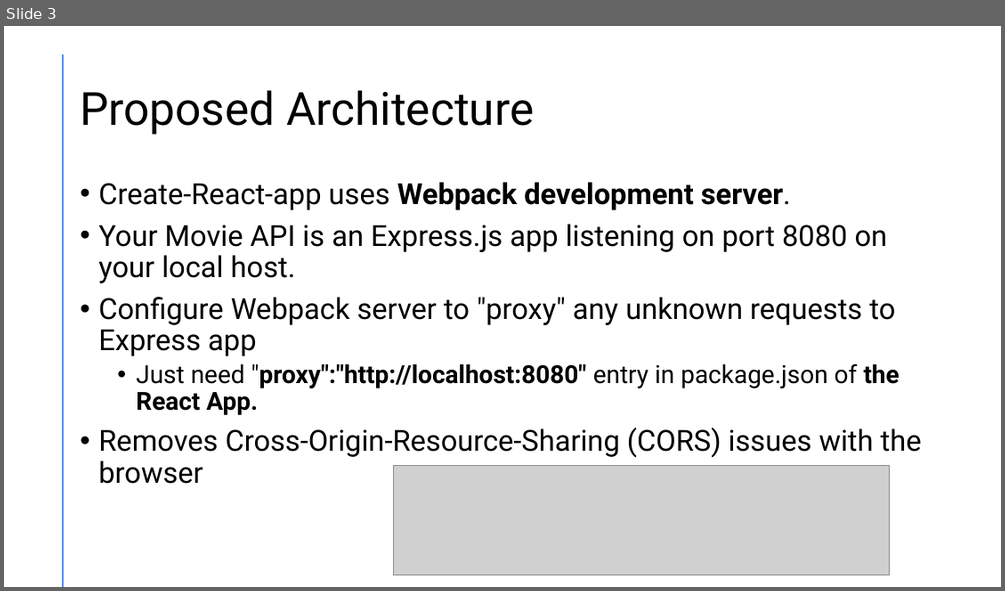
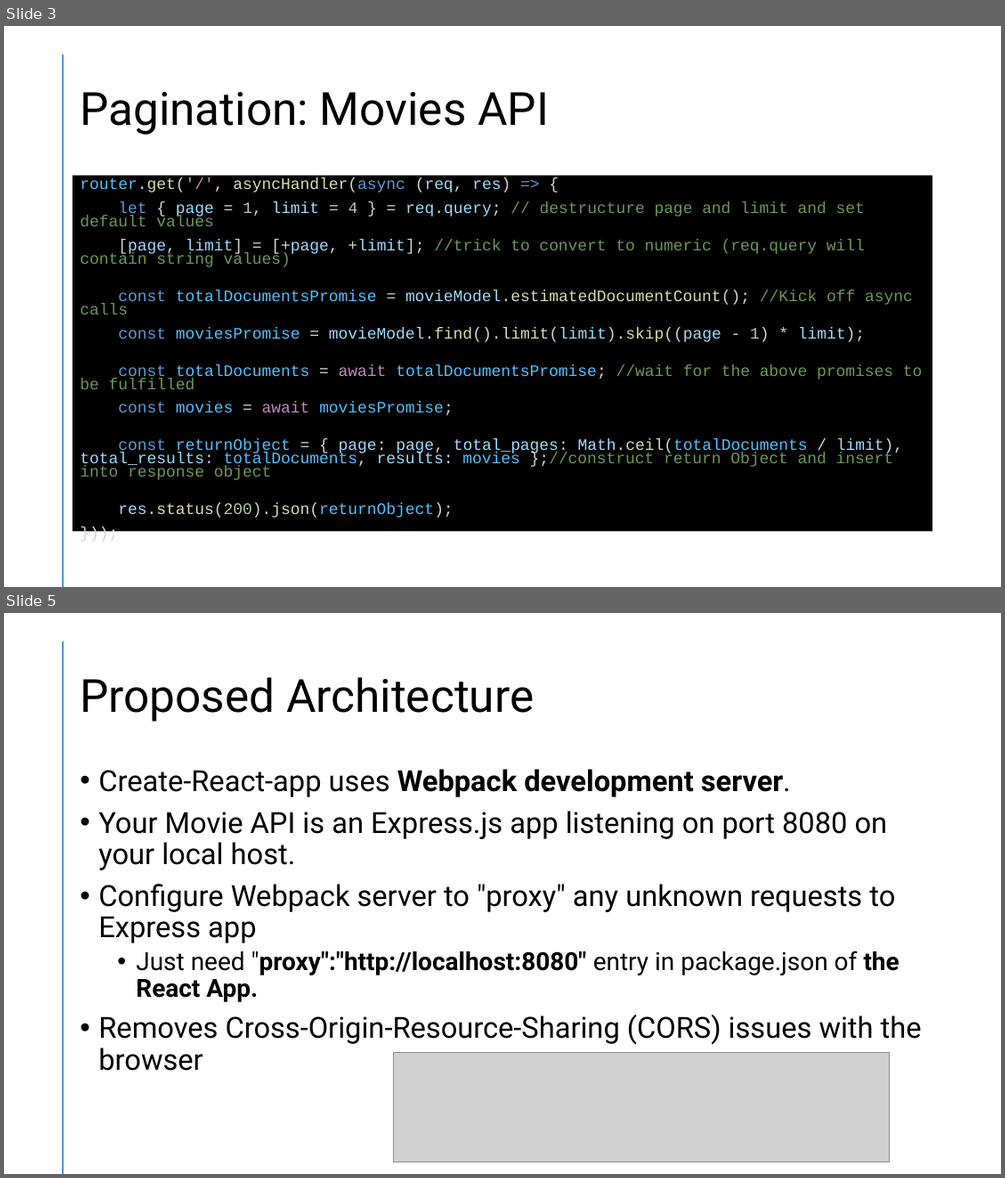
Before and after one commit to diarmuidoconnor/wad2, a slide deck: topic11/talk-01/react integration.pptx. Shown one above the other, each under a label of ours: slide 3 before the commit, slides 3 and 5 after it; the slides between them are not shown. The pictures are 1005x591 and 1005x1178 pixels, drawn with LibreOffice and Linux fonts; fonts in the diff are those of the drawing; grey boxes stand for pictures. Boxes give left, top, right and bottom in pixels: in the first picture for what was removed or moved away, otherwise in the second. Text is boxed around its words. In the diff, an @@ line names an element or a change of style, - is before the commit and + after.

```diff
--- a/topic11/talk-01/react integration.pptx
+++ b/topic11/talk-01/react integration.pptx
@@ slide 3 added at (x1=4, y1=26, x2=1001, y2=587), background #FFFFFF; not listed: 1 template element that a slide beside it also shows @@
@@ title added at (x1=80, y1=92, x2=549, y2=135), 44 pt, text #000000 @@
+Pagination: Movies API
@@ text added at (x1=73, y1=176, x2=933, y2=532), fill #000000, 15.4 pt, text #6A9955 @@
+router.get('/', asyncHandler(async (req, res) => {
+let { page = 1, limit = 4 } = req.query; // destructure page and limit and set default values
+[page, limit] = [+page, +limit]; //trick to convert to numeric (req.query will contain string values)
+const totalDocumentsPromise = movieModel.estimatedDocumentCount(); //Kick off async calls
+const moviesPromise = movieModel.find().limit(limit).skip((page - 1) * limit);
+const totalDocuments = await totalDocumentsPromise; //wait for the above promises to be fulfilled
+const movies = await moviesPromise;
+const returnObject = { page: page, total_pages: Math.ceil(totalDocuments / limit), total_results: totalDocuments, results: movies };//construct return Object and insert into response object
+res.status(200).json(returnObject);
+}));
@@ what was slide 3 is now slide 5 @@
```
Also in this commit, not shown: 2 slides changed, 1 other slide added, 3 other files.
